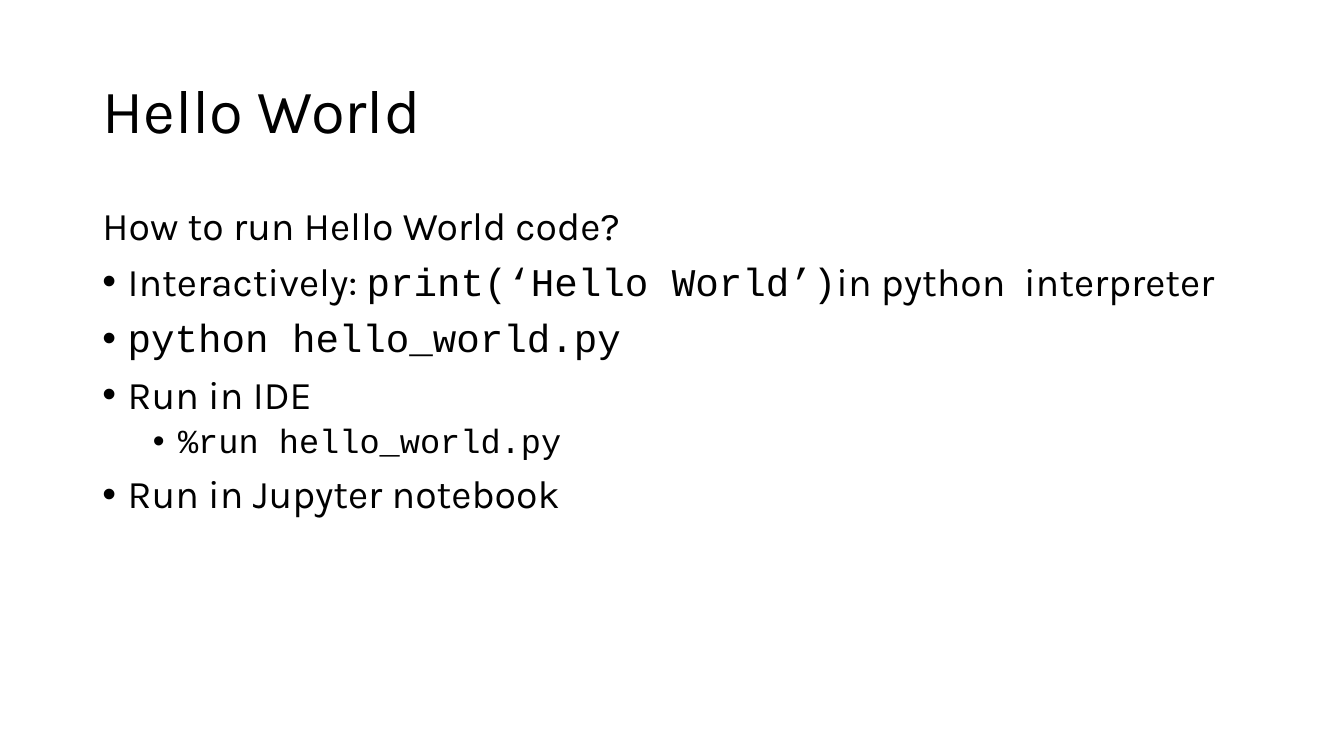
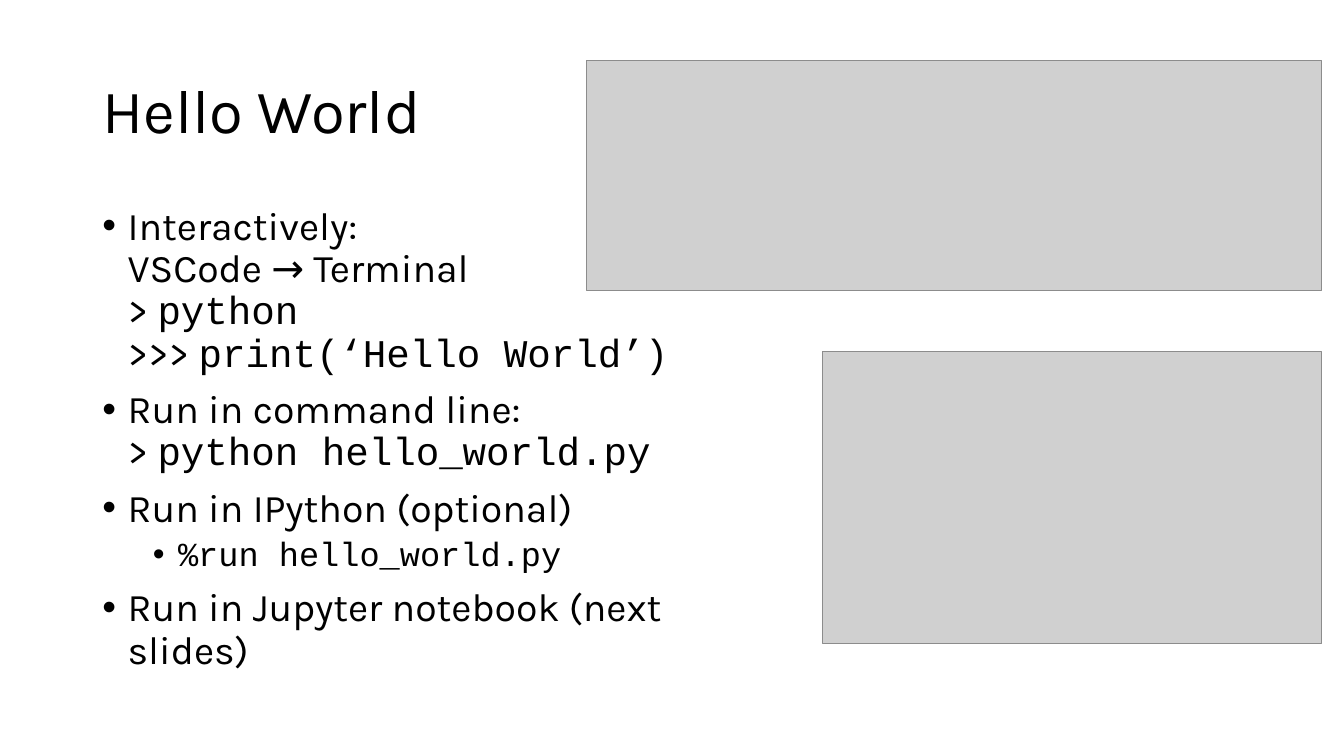
Before and after one commit to moravveji/python_intro_training, a slide deck: slide 16 of slides-pptx/02-Python_intro-Setup.pptx (slide 15 before the commit). Drawn at 1344x756 pixels with LibreOffice and Linux fonts; fonts in the diff are those of the drawing; grey boxes stand for pictures. Boxes give left, top, right and bottom in pixels: in the first picture for what was removed or moved away, otherwise in the second. Text is boxed around its words. In the diff, an @@ line names an element or a change of style, - is before the commit and + after.

```diff
--- a/slides-pptx/02-Python_intro-Setup.pptx
+++ b/slides-pptx/02-Python_intro-Setup.pptx
@@ picture added at (x1=587, y1=60, x2=1322, y2=290) @@
@@ text at (x1=128, y1=213, x2=668, y2=532): text changed @@
-How to run Hello World code?
-• Interactively: print(‘Hello World’)in python interpreter
-• python hello_world.py
-• Run in IDE
+• Interactively:
+  VSCode → Terminal
+  > python
+  >>> print(‘Hello World’)
+• Run in command line:
+  > python hello_world.py
+• Run in IPython (optional)
@@ picture added at (x1=823, y1=352, x2=1322, y2=644) @@
@@ text at (x1=128, y1=592, x2=661, y2=669): text changed @@
-• Run in Jupyter notebook
+• Run in Jupyter notebook (next slides)
```
Also in this commit, not shown: 14 other slides changed, 1 slide added, 8 slides removed, 14 other files.
